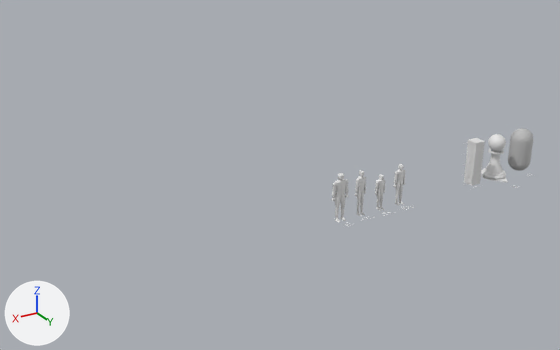
The Blender file aspenTools/Blender/4.4/scripts/startup/bl_app_templates_system/Aspen_Modeling/startup.blend as it was, and as the next commit left it.
The view is the same before and after, from a 50 mm lens placed at (21.4, 22.7, 13.9), pointed at (5.7, -3.5, 0.8). Arrows for +X, +Y and +Z are at lower left; the lights stay in place. The older version comes first.

The first picture shows 'Capsule', 'Husky', 'Nikita', 'Pawn_M', 'Serenity', 'Xavier' and 5 more.
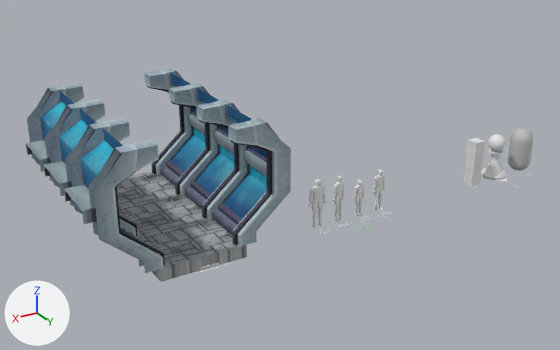
The newer file is also turned or shifted as a whole; pictures and numbers use the older file's frame.

Pixel boxes (x1, y1, x2, y2) of what changed, in the pictures (560 x 350 px):
'Hallway2Floor', added: after (25, 68, 291, 282)
    faces in mat_hallwaywall (picture img_hallwaywall_base_color_png): (144, 68, 291, 246)
    faces in mat_hallwaywall_001 (picture img_hallwaywall_base_color_png_001): (25, 83, 165, 273)
    faces in mat_hallwayfloormat: (117, 171, 247, 282)
    faces in mat_hallwaywindow: (171, 73, 267, 219)
    faces in mat_hallwaywindow_001: (40, 91, 123, 188)
'Husky', moved: before (331, 173, 349, 222); after (309, 179, 326, 229)
'Nikita', moved: before (355, 170, 366, 216); after (333, 176, 344, 223)
'Xavier', moved: before (393, 164, 406, 205); after (373, 169, 385, 211)
'Serenity', moved: before (375, 174, 385, 211); after (353, 180, 364, 217)

The change, as a diff of the scene's bpy script:
```diff
--- a/aspenTools/Blender/4.4/scripts/startup/bl_app_templates_system/Aspen_Modeling/startup.blend.py
+++ b/aspenTools/Blender/4.4/scripts/startup/bl_app_templates_system/Aspen_Modeling/startup.blend.py
@@ mat_hallwayfloormat @@
+mat_hallwayfloormat = bpy.data.materials.new('HallwayFloorMat')
+# uses the picture img_hallwayfloor_base_color_png_001
+# uses the picture img_hallwayfloor_specular_roughness_png_001
@@ mat_hallwaywindow_001 @@
+mat_hallwaywindow_001 = bpy.data.materials.new('HallwayWindow.001')
+# uses the picture img_hallwaywindow_base_color_png_001
+# uses the picture img_hallwaywindow_specular_roughness_png_001
@@ mat_hallwaywindow @@
+mat_hallwaywindow = bpy.data.materials.new('HallwayWindow')
+# uses the picture img_hallwaywindow_base_color_png
+# uses the picture img_hallwaywindow_specular_roughness_png
@@ ob_husky @@
 ob_husky = bpy.data.objects.new('Husky', me_plane_019)
-ob_husky.location = (5.0, -0.01, 0.0)
+ob_husky.location = (6.07, -0.01, 0.0)
 ob_husky.scale = (0.322, 0.773, 0.773)
@@ ob_xavier @@
 ob_xavier = bpy.data.objects.new('Xavier', me_plane)
-ob_xavier.location = (2.0, -0.01, 0.0)
+ob_xavier.location = (3.07, -0.01, 0.0)
 ob_xavier.scale = (0.256, 0.773, 0.675)
@@ ob_nikita @@
 ob_nikita = bpy.data.objects.new('Nikita', me_plane_017)
-ob_nikita.location = (4.0, -0.01, 0.0)
+ob_nikita.location = (5.07, -0.01, 0.0)
 ob_nikita.scale = (0.204, 0.773, 0.736)
@@ ob_serenity @@
 ob_serenity = bpy.data.objects.new('Serenity', me_plane_018)
-ob_serenity.location = (3.0, -0.01, 0.0)
+ob_serenity.location = (4.07, -0.01, 0.0)
 ob_serenity.scale = (0.197, 0.773, 0.581)
@@ ob_hallway2floor @@
+ob_hallway2floor = bpy.data.objects.new('Hallway2Floor', me_cube_088)  # 904 vertices, 632 faces; spans x -8.5..8.5, y -5.5..10.7, z 0.0..10.4; in mat_hallwaywall (picture img_hallwaywall_base_color_png), mat_hallwaywall_001 (picture img_hallwaywall_base_color_png_001)
+ob_hallway2floor.location = (9.73, -4.27, -0.5)
+ob_hallway2floor.rotation_euler = (0.0, 0.0, -1.571)  # degrees (0, 0, -90)
+ob_hallway2floor.scale = (0.5, 0.5, 0.5)
```
